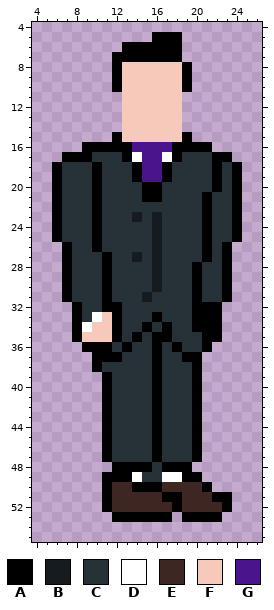
A pixel-art sprite gets an edit: Assets/NPCs/Vinnie4.png. Above, as it was before the edit.
The file is 32x64 pixels. Shown: x 4..26, y 4..55.
Palette (. is transparent): A #000000  B #151b1f  C #263238  D #ffffff  E #3e2723  F #f6c9bb  G #4a148c
Pixels before, first column x 6:
 5 ..........AAA......
 6 .......AAAAAA......
 7 ......AAAAAAA......
 8 ......AFFFFFFA.....
 9 ......AFFFFFFA.....
10 ......AFFFFFFA.....
11 .......FFFFFF......
12 .......FFFFFF......
13 .......FFFFFF......
14 .......FFFFFF......
15 ......AFFFFFFA.....
16 ...AAAAAGGGGAAAA...
17 .AAACCCADGGDACCCAA.
18 ACCCACCCAGGACCCCACA
19 ACCCACCCAGGACCCCACA
20 ACCCACCCCAACCCCCACA
21 ACCCACCCCAACCCCACCA
22 ACCCACCCCCCCCCCACCA
23 ACCCACCCBCBCCCCACCA
24 ACCCACCCCCBCCCCACCA
25 ACCCACCCCCBCCCCACCA
26 .ACCACCCCCBCCCCACA.
27 .ACCCACCBCBCCCCACA.
28 .ACCCACCCCBCCCACCA.
29 .ACCCACCCCBCCCACCA.
30 .ACCCACCCCBCCCACCA.
31 .ACCCACCCBCCCCACCA.
32 ..ACCAACCCCCCCAAA..
33 ..ACDFACCCACCCAAA..
34 ..ADFFACCACACCAAA..
35 ..AFFFACACAACCCAA..
36 ...AAACACCACACCA...
37 ....AAACCCACCAA....
38 ....ACCCCCACCCA....
39 .....ACCCCACCCA....
40 .....ACCCCACCCA....
41 .....ACCCCACCCA....
42 .....ACCCCACCCA....
43 .....ACCCCACCCA....
44 .....ACCCCACCCA....
45 .....ACCCCACCCA....
46 .....ACCCCACCCA....
47 .....ACCCCACCCA....
48 ......AAAACAAA.....
49 .....AAADCCDDAA....
50 .....AEEAAAEEEEA...
51 .....AEEEEEAAEEEAA.
52 .....AEEEEEEAEEEEA.
53 ......AAAAAA.AAAA..
The result:
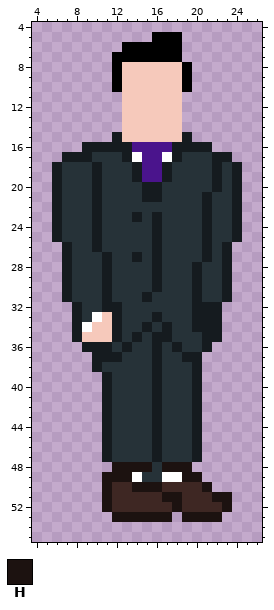
Colours new in this view: H #1c1210
The exact change:
Changed rows in their new state; - is an unchanged pixel.
first column x 6:
15 ------B------B-----
16 ---BBBBB----BBBB---
17 -BBB---B----B---BB-
18 B---B---B--B----B-B
19 B---B---B--B----B-B
20 B---B----BB-----B-B
21 B---B----BB----B--B
22 B---B----------B--B
23 B---B----------B--B
24 B---B----------B--B
25 B---B----------B--B
26 -B--B----------B-B-
27 -B---B---------B-B-
28 -B---B--------B--B-
29 -B---B--------B--B-
30 -B---B--------B--B-
31 -B---B--------B--B-
32 --B--BB-------BBB--
33 --B---B---B---BBB--
34 --B---B--B-B--BBB--
35 --B---B-B-BB---BB--
36 ---BBB-B--B-B--B---
37 ----BBB---B--BB----
38 ----B-----B---B----
39 -----B----B---B----
40 -----B----B---B----
41 -----B----B---B----
42 -----B----B---B----
43 -----B----B---B----
44 -----B----B---B----
45 -----B----B---B----
46 -----B----B---B----
47 -----B----B---B----
48 ------HHHH-HHH-----
49 -----HHH-----HH----
50 -----H--HHH----H---
51 -----H-----HH---HH-
52 -----H------H----H-
53 ------HHHHHH-HHHH--
